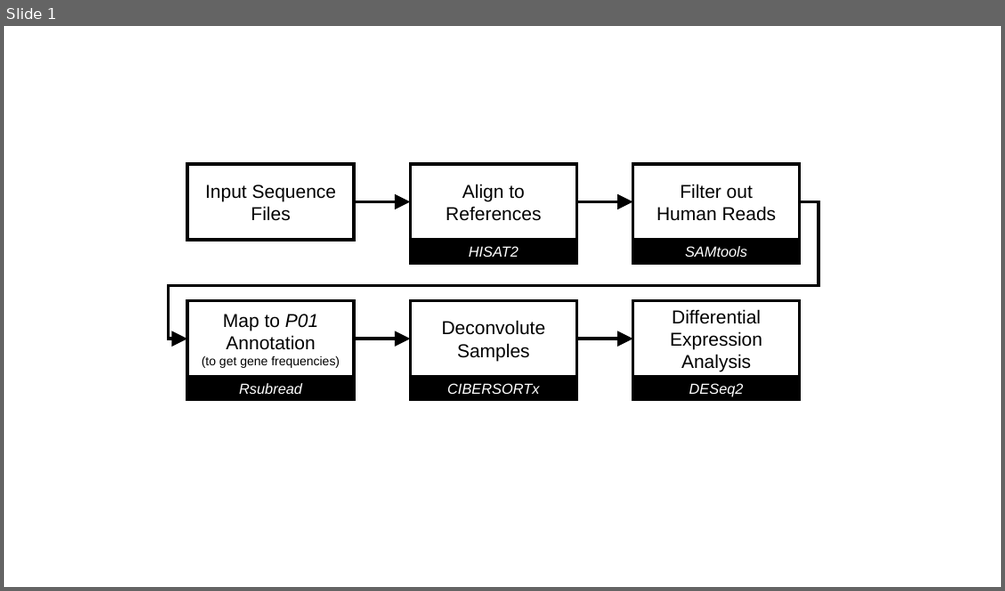
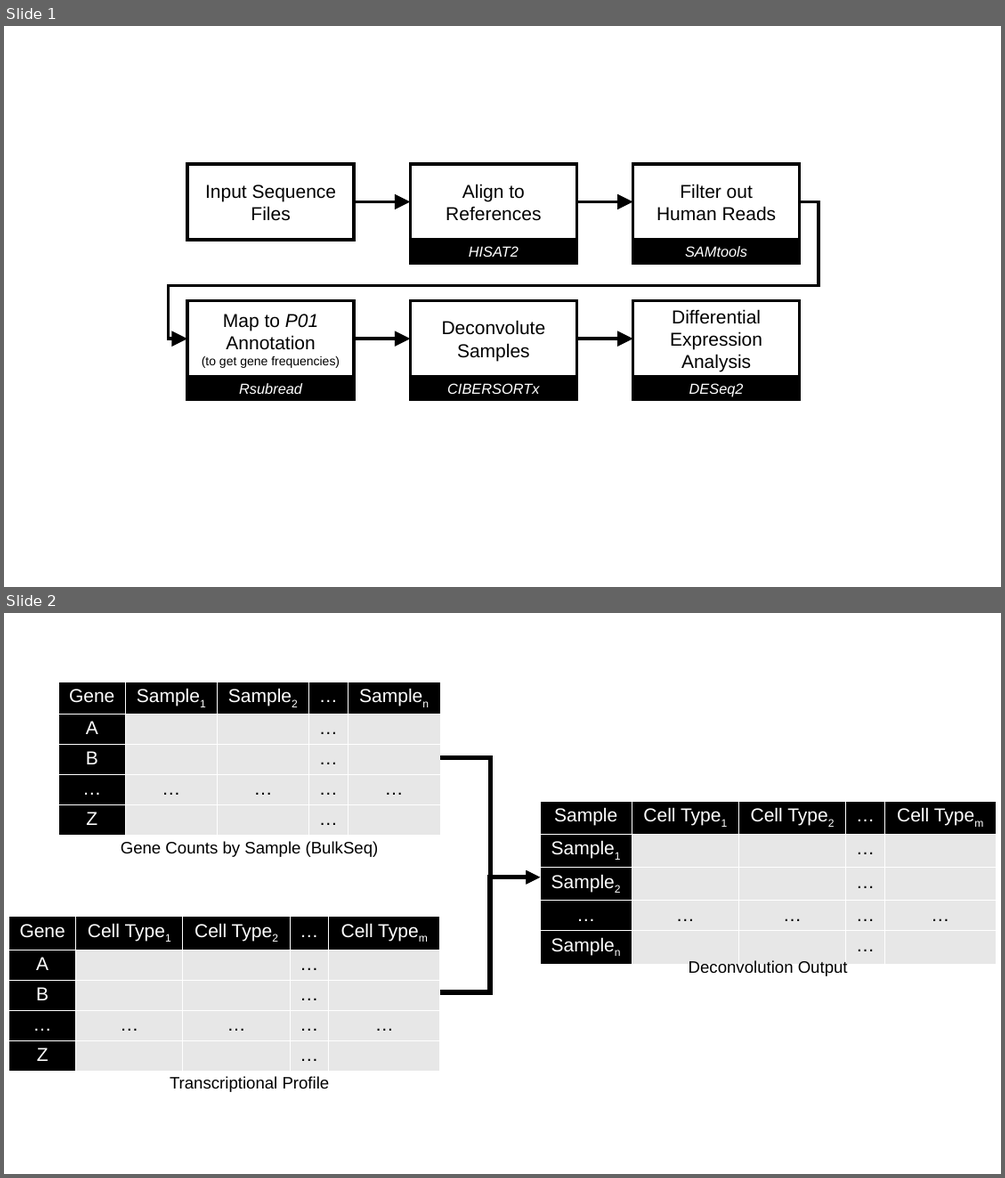
Before and after one commit to colbyford/vivax_transcriptomics, a slide deck: img/figures.pptx. Shown one above the other, each under a label of ours: slide 1 before the commit, slides 1 and 2 after it. The pictures are 1005x591 and 1005x1178 pixels, drawn with LibreOffice and Linux fonts; fonts in the diff are those of the drawing. Boxes give left, top, right and bottom in pixels: in the first picture for what was removed or moved away, otherwise in the second. Text is boxed around its words. In the diff, an @@ line names an element or a change of style, - is before the commit and + after.

```diff
--- a/img/figures.pptx
+++ b/img/figures.pptx
@@ slide 2 added at bbox=[4, 613, 1001, 1174], background #FFFFFF @@
@@ table added at bbox=[58, 682, 441, 835], 5 rows, 5 columns @@
+Gene | Sample1 | Sample2 | … | Samplen
+A |  |  | … | 
+B |  |  | … | 
+… | … | … | … | …
+Z |  |  | … | 
@@ elbow arrow added from (441, 758) to (540, 877), #000000 4.5 pt @@
@@ table added at bbox=[540, 802, 996, 959], 5 rows, 5 columns @@
+Sample | Cell Type1 | Cell Type2 | … | Cell Typem
+Sample1 |  |  | … | 
+Sample2 |  |  | … | 
+… | … | … | … | …
+Samplen |  |  | … | 
@@ text added at bbox=[121, 841, 379, 857], 16 pt, text #000000 @@
+Gene Counts by Sample (BulkSeq)
@@ elbow arrow added from (440, 992) to (540, 877), #000000 4.5 pt @@
@@ table added at bbox=[9, 916, 440, 1069], 5 rows, 5 columns @@
+Gene | Cell Type1 | Cell Type2 | … | Cell Typem
+A |  |  | … | 
+B |  |  | … | 
+… | … | … | … | …
+Z |  |  | … | 
@@ text added at bbox=[688, 960, 848, 976], 16 pt, text #000000 @@
+Deconvolution Output
@@ text added at bbox=[170, 1076, 330, 1092], 16 pt, text #000000 @@
+Transcriptional Profile
```
